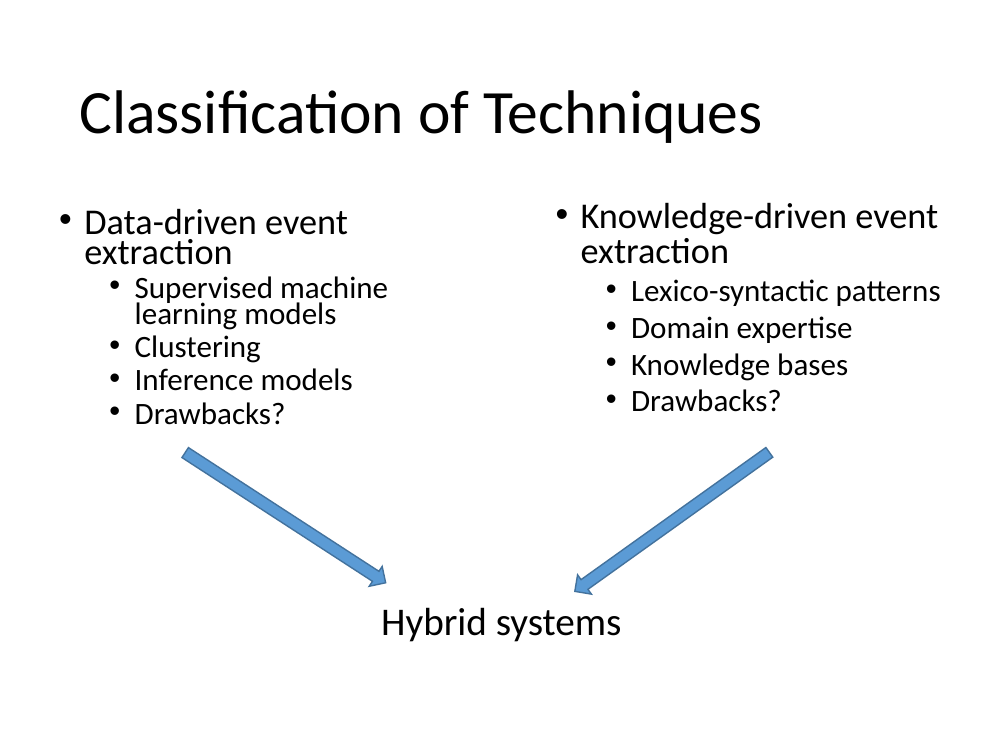
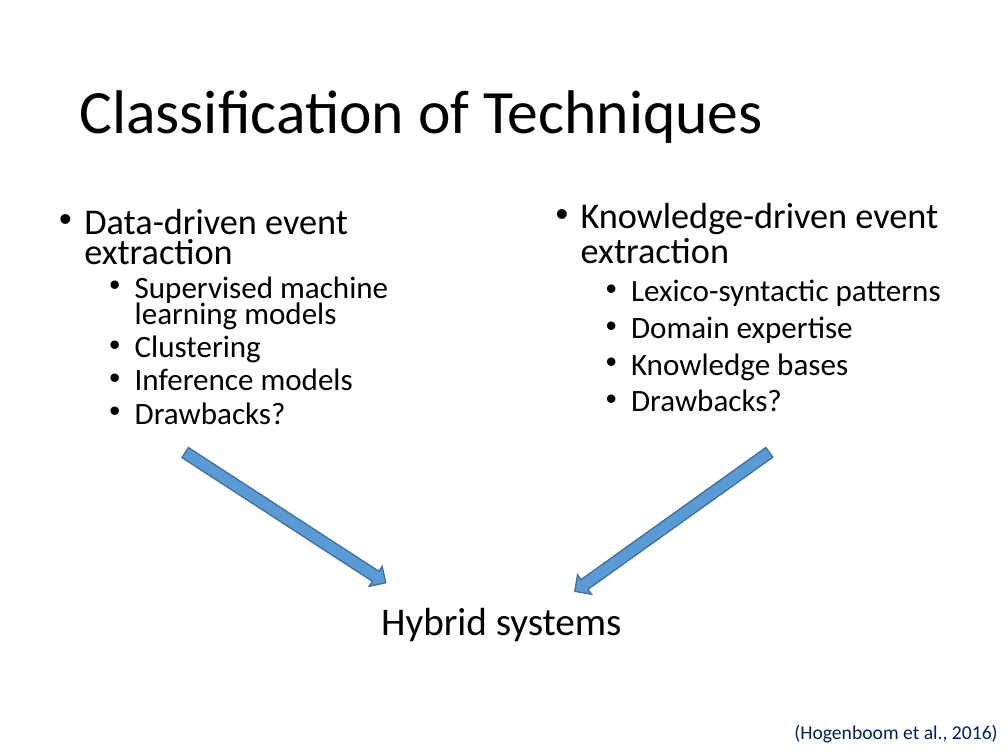
Before and after one commit to evhart/smasac-tutorial, a slide deck: slide 10 of slides/pptx/5-event-extraction.pptx (slide 11 before the commit). Drawn at 1008x756 pixels with LibreOffice and Linux fonts; fonts in the diff are those of the drawing. Boxes give left, top, right and bottom in pixels: in the first picture for what was removed or moved away, otherwise in the second. Text is boxed around its words. In the diff, an @@ line names an element or a change of style, - is before the commit and + after.

```diff
--- a/slides/pptx/5-event-extraction.pptx
+++ b/slides/pptx/5-event-extraction.pptx
@@ text added at [794, 725, 998, 743], 14 pt, text #002060 @@
+(Hogenboom et al., 2016)
```
Also in this commit, not shown: 7 other slides changed, 4 slides added, 4 slides removed, 1 other file.
